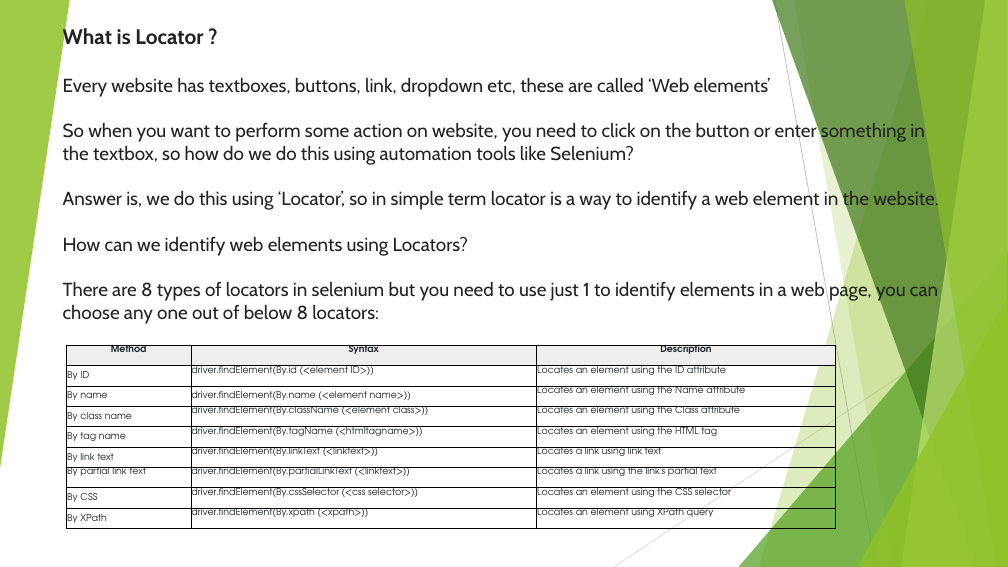
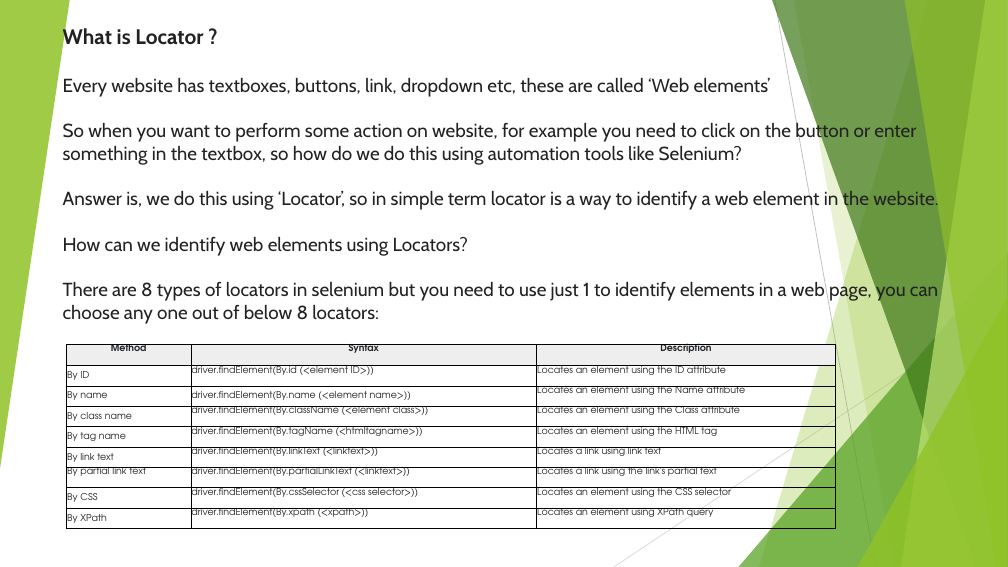
Before and after one commit to skp599/MyFirstProject, a slide deck: slide 6 of Selenium.pptx (slide 5 before the commit). Drawn at 1008x567 pixels with LibreOffice and Linux fonts; fonts in the diff are those of the drawing. Boxes give left, top, right and bottom in pixels: in the first picture for what was removed or moved away, otherwise in the second. Text is boxed around its words. In the diff, an @@ line names an element or a change of style, - is before the commit and + after.

Commit message:
Updated Selenium kt document

```diff
--- a/Selenium.pptx
+++ b/Selenium.pptx
@@ title at box(63, 26, 938, 324): text changed @@
-What is Locator ?
-Every website has textboxes, buttons, link, dropdown etc, these are called ‘Web elements’
-So when you want to perform some action on website, you need to click on the button or enter something in the textbox, so how do we do this using automation tools like Selenium?
-Answer is, we do this using ‘Locator’, so in simple term locator is a way to identify a web element in the website.
-How can we identify web elements using Locators?
-There are 8 types of locators in selenium but you need to use just 1 to identify elements in a web page, you can choose any one out of below 8 locators:
+What is Locator ?
+Every website has textboxes, buttons, link, dropdown etc, these are called ‘Web elements’
+So when you want to perform some action on website, for example you need to click on the button or enter something in the textbox, so how do we do this using automation tools like Selenium?
+Answer is, we do this using ‘Locator’, so in simple term locator is a way to identify a web element in the website.
+How can we identify web elements using Locators?
+There are 8 types of locators in selenium but you need to use just 1 to identify elements in a web page, you can choose any one out of below 8 locators:
```
Also in this commit, not shown: 3 other slides changed, 2 slides added.
